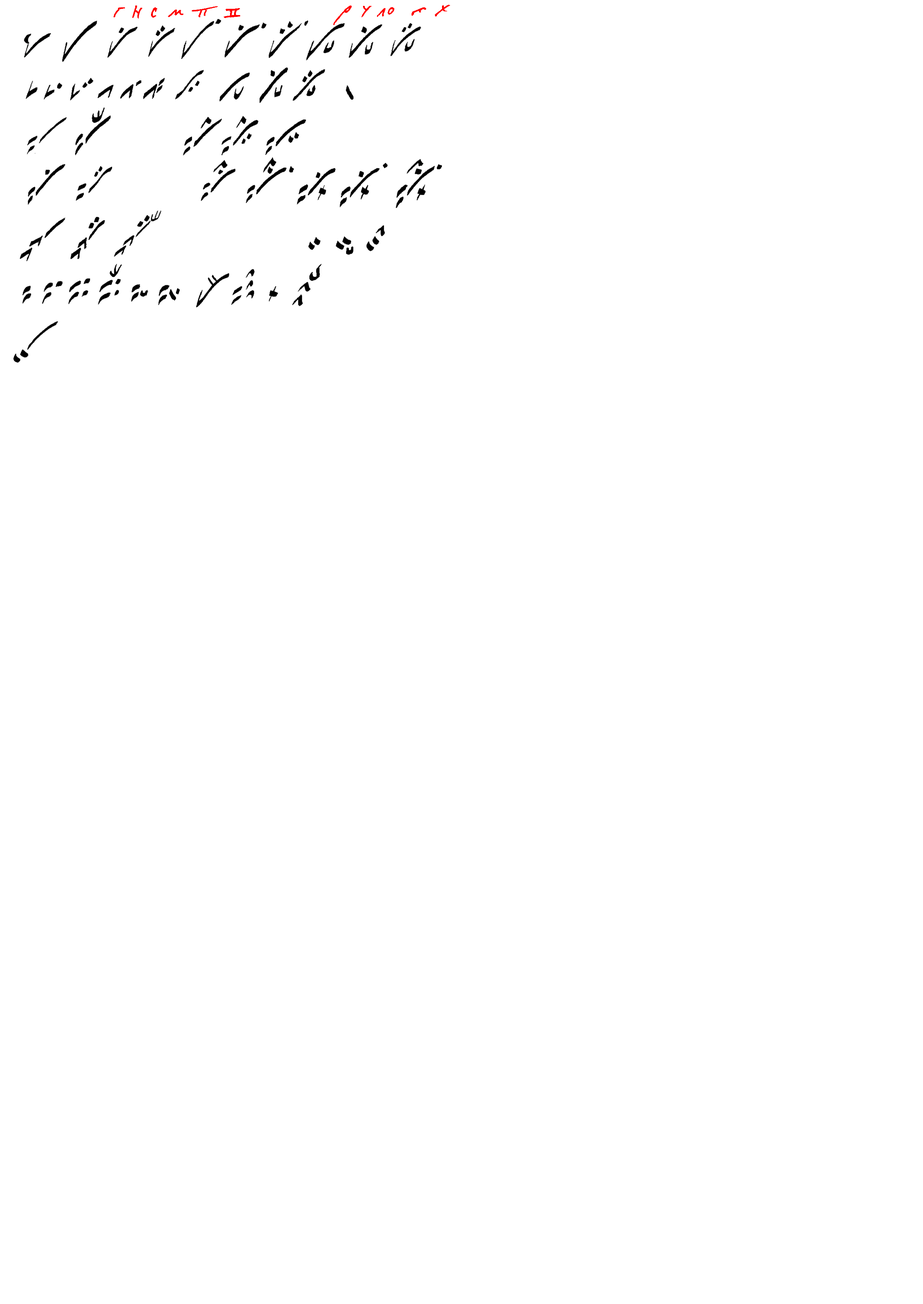
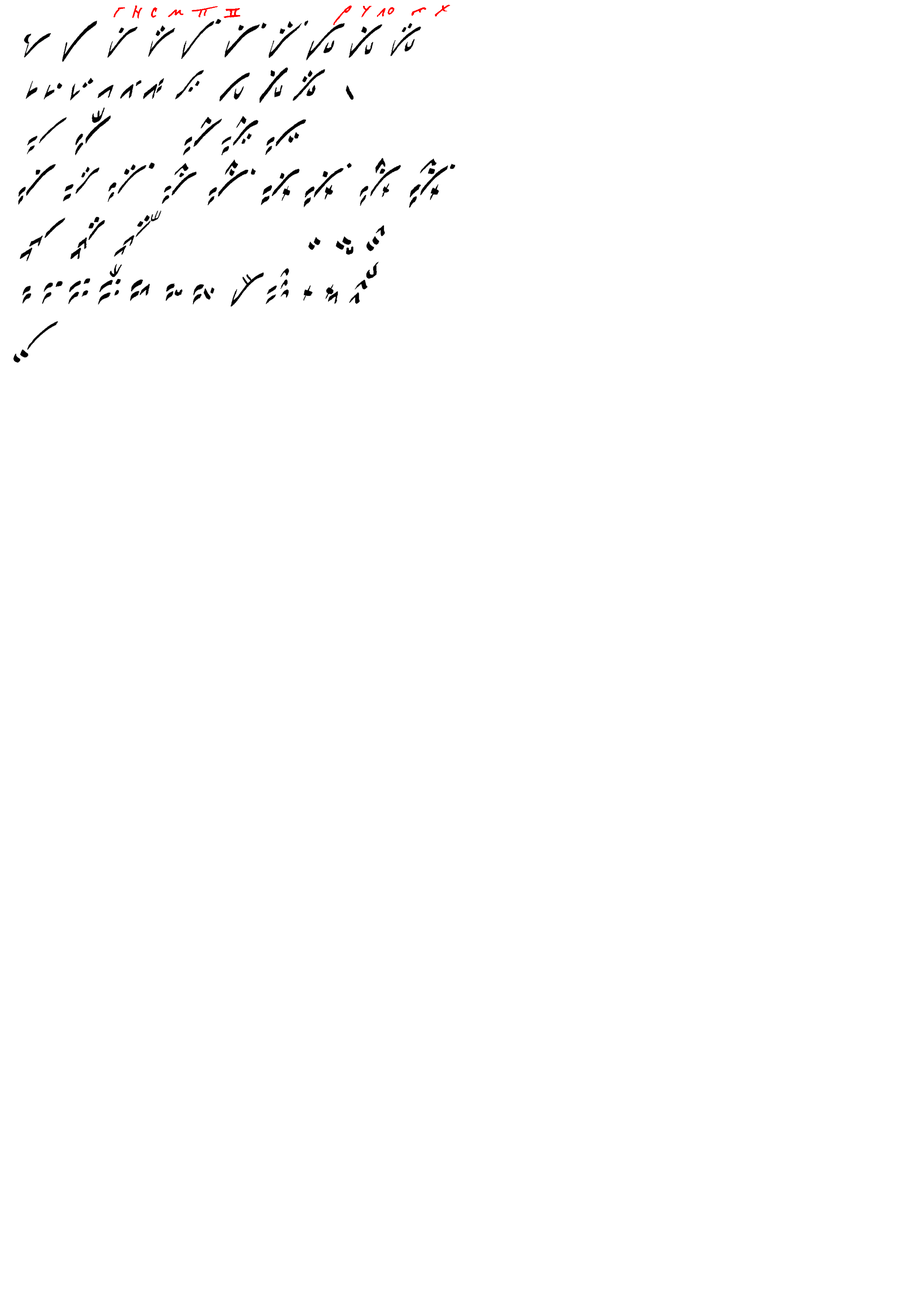
The second 923px x 1304px image is a revision of the first. Changes to its layers:
painted on "Крюки" over [17, 77, 456, 308]
